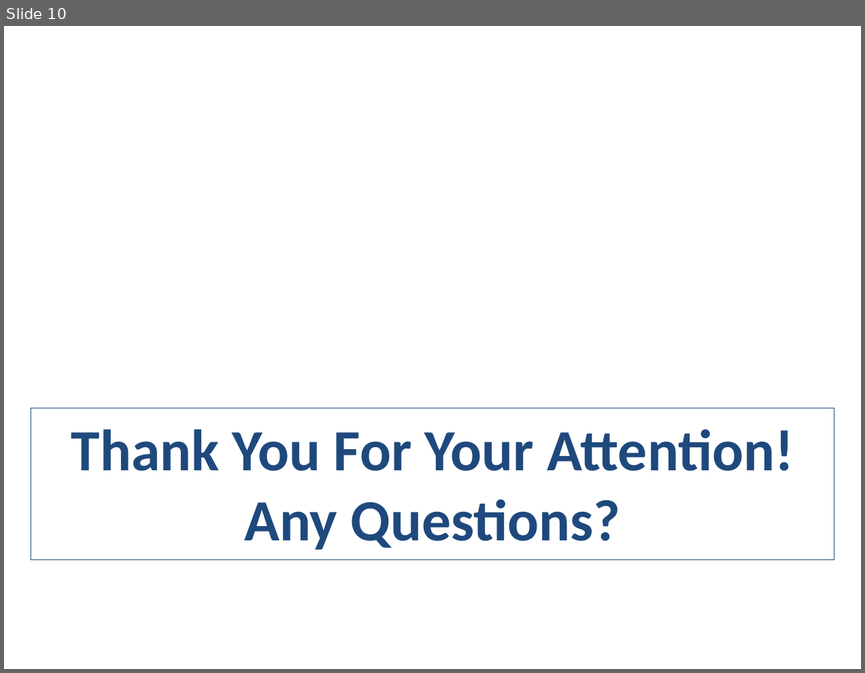
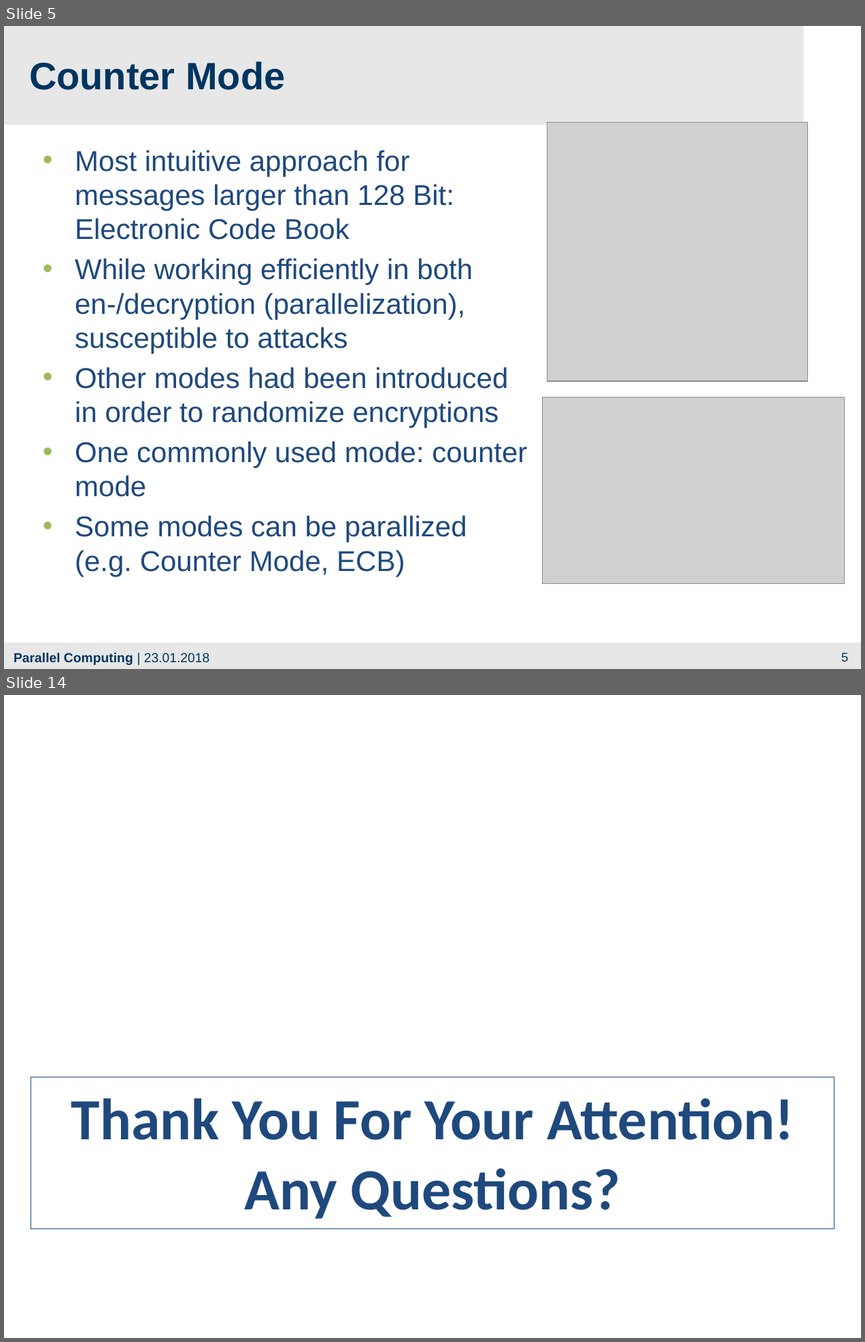
Before and after one commit to franneck94/CUDA-AES, a slide deck: Presentation.pptx. Shown one above the other, each under a label of ours: slide 10 before the commit, slides 5 and 14 after it; the slides between them are not shown. The pictures are 865x673 and 865x1342 pixels, drawn with LibreOffice and Linux fonts; fonts in the diff are those of the drawing; grey boxes stand for pictures; background and template pictures are left out. Boxes give left, top, right and bottom in pixels: in the first picture for what was removed or moved away, otherwise in the second. Text is boxed around its words. In the diff, an @@ line names an element or a change of style, - is before the commit and + after.

```diff
--- a/Presentation.pptx
+++ b/Presentation.pptx
@@ slide 5 added at [4,26,861,669], background #E7E7E7 @@
@@ rectangle added at [804,26,861,125], fill #FFFFFF @@
@@ text added at [29,61,285,90], 32 pt, text #003561, bold @@
+Counter Mode
@@ rectangle added at [4,125,861,642], fill #FFFFFF @@
@@ picture added at [547,122,808,381] @@
@@ text added at [75,150,527,576], 24 pt, text #1F497D @@
+• Most intuitive approach for
+  messages larger than 128 Bit:
+  Electronic Code Book
+• While working efficiently in both
+  en-/decryption (parallelization),
+  susceptible to attacks
+• Other modes had been introduced
+  in order to randomize encryptions
+• One commonly used mode: counter
+  mode
+• Some modes can be parallized
+  (e.g. Counter Mode, ECB)
@@ picture added at [542,397,844,584] @@
@@ text added at [14,652,209,665], 11 pt, text #003560, bold @@
+Parallel Computing | 23.01.2018
@@ page number added at [841,652,848,661], 10.5 pt, text #003560 @@
+5
@@ what was slide 10 is now slide 14 @@
```
Also in this commit, not shown: 6 slides changed, 6 other slides added, 3 slides removed, 13 other files.
